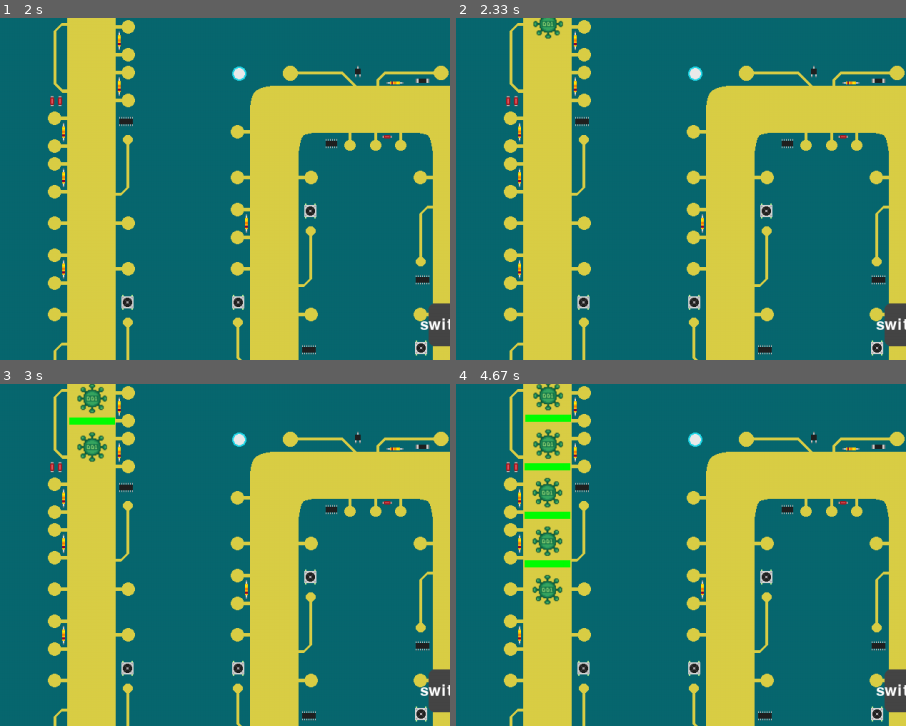
Above: before the commit, frames 1-4 (two rows, left to right).
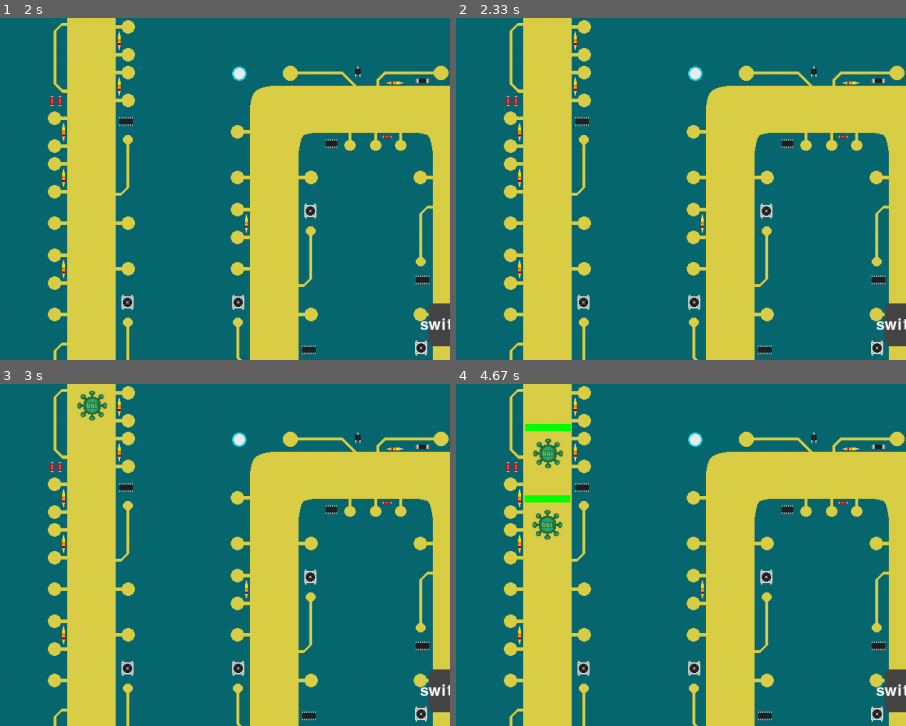
Above: after the commit, the same moments.

Repository: sdk0124/pygame_defense
Game: pygame game, started from main.py
The game is run twice, just before and just after one commit, with the same random seed, the same clock (stepped at 60 frames per second) and the same inputs.
Inputs (mouse positions are % of the whole screen's width and height, from its top left):
- Up to frame 1 (2 s): click "START" at 0.38 s; click "Round Start!" at 0.72 s; click "switch to Game Over" at 1.05 s; click "RETRY" at 1.38 s; click "Round Start!" at 1.72 s
- Up to frame 2 (2.33 s): click (45, 76) at 2.05 s
- Up to frame 3 (3 s): click (70, 42) at 2.88 s
- Up to frame 4 (4.67 s): click (76, 41) at 3.22 s; click "Round Start!" at 4.05 s; click (21, 31) at 4.38 s
The pictures show only the part of the screen within x 0-50%, y 0-50%; the shares and areas given below are measured in that part.

Frame 1 is identical in both runs. In frame 2, 0.3% of the frame differs, in the area x 17-24%, y 0-7%; in frame 3, 1.0%; in frame 4, 3.3%, in the area x 15-26%, y 0-65%.

Commit message:
Fix enemy spawn and enemy move logic

Diff:
--- a/core/game.py
+++ b/core/game.py
@@ -16,8 +16,9 @@
 
     def run(self):
         while self.running:
+            dt = self.clock.tick(FPS)
             state = self.scene_manager.get_scene()
             state.handle_events()
-            state.update(FPS)
+            state.update(dt)
             state.draw(self.screen)
             pygame.display.flip()
--- a/data/enemy_data.py
+++ b/data/enemy_data.py
@@ -1,21 +1,23 @@
+"""speed 단위는 pixel. 즉 1초에 몇 pixel 움직이는가?"""
+
 ENEMY_DATA = {
     "byter" : {
         "max_hp" : 50,
-        "speed" : 2,
+        "speed" : 100,
         "money" : 50,
         "score" : 50,
         "image" : "enemy_byter.png"
     },
     "worm" : {
         "max_hp" : 30,
-        "speed" : 5,
+        "speed" : 250,
         "money" : 100,
         "score" : 100,
         "image" : "enemy_worm.png"
     },
     "boss" : {
         "max_hp" : 5000,
-        "speed" : 1,
+        "speed" : 100,
         "money" : 2000,
         "score" : 2000,
         "image" : "enemy_boss.png"
--- a/entities/enemy.py
+++ b/entities/enemy.py
@@ -19,7 +19,7 @@
         self.rect = self.image.get_rect()
         self.rect.center = self.position
 
-    def move(self):
+    def move(self, dt):
         """waypoint에 맞춰서 적이 이동"""
         if self.target_waypoint_idx < len(self.waypoints):
             self.target = Vector2(self.waypoints[self.target_waypoint_idx])
@@ -30,9 +30,10 @@
             # self.kill()
 
         dist = self.movement.length()
+        move_amount = self.speed * (dt / 1000)
 
-        if dist >= self.speed:
-            self.position += self.movement.normalize() * self.speed
+        if dist >= move_amount:
+            self.position += self.movement.normalize() * move_amount
         else:
             if dist != 0:
                 self.position += self.movement.normalize() * dist
--- a/entities/enemyManager.py
+++ b/entities/enemyManager.py
@@ -26,12 +26,13 @@
 
     def spwan_enemy(self):
         """매 스폰 주기마다 적 생성"""
-        if (self.spawn_timer >= self.spawn_delay and len(self.wave_queue) != 0):
+        while self.spawn_timer >= self.spawn_delay and self.wave_queue:
             enemy_type = self.wave_queue.popleft()
             enemy_data = self.enemy_data_table[enemy_type]
             new_enemy = Enemy(enemy_data, self.waypoints, self.image_table[enemy_type])
             self.enemies.add(new_enemy)
-            self.spawn_timer = 0
+
+            self.spawn_timer -= self.spawn_delay
 
     def update(self, dt):
         "모든 적 상태 갱신"
@@ -39,7 +40,7 @@
         self.spwan_enemy()
 
         for enemy in self.enemies:
-            enemy.move()
+            enemy.move(dt)
 
     def draw(self, surface):
         "모든 적 그리기"
